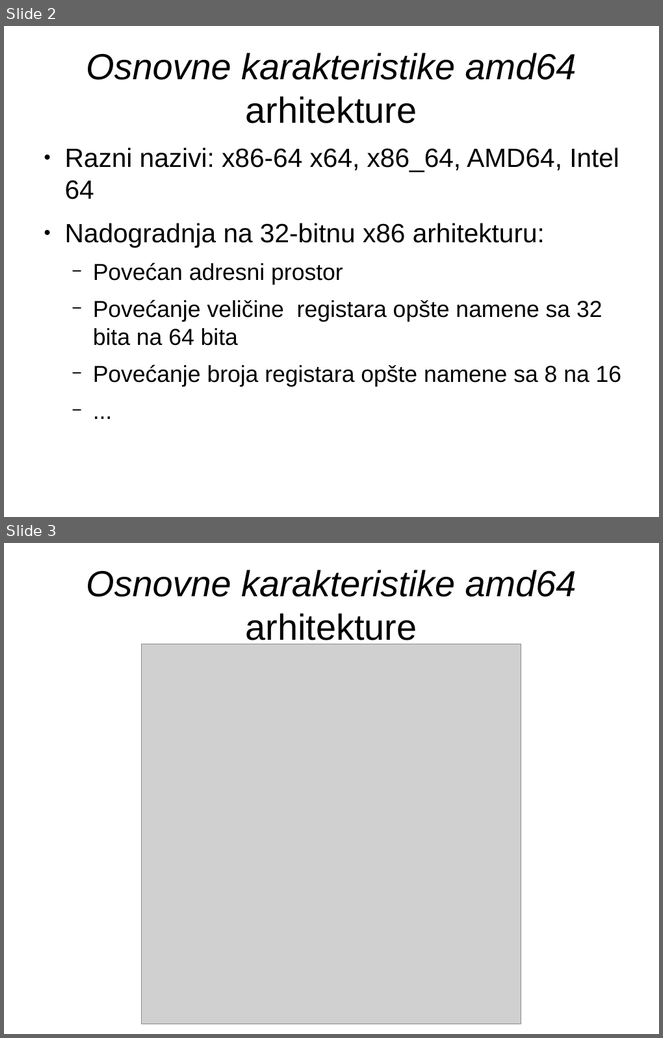
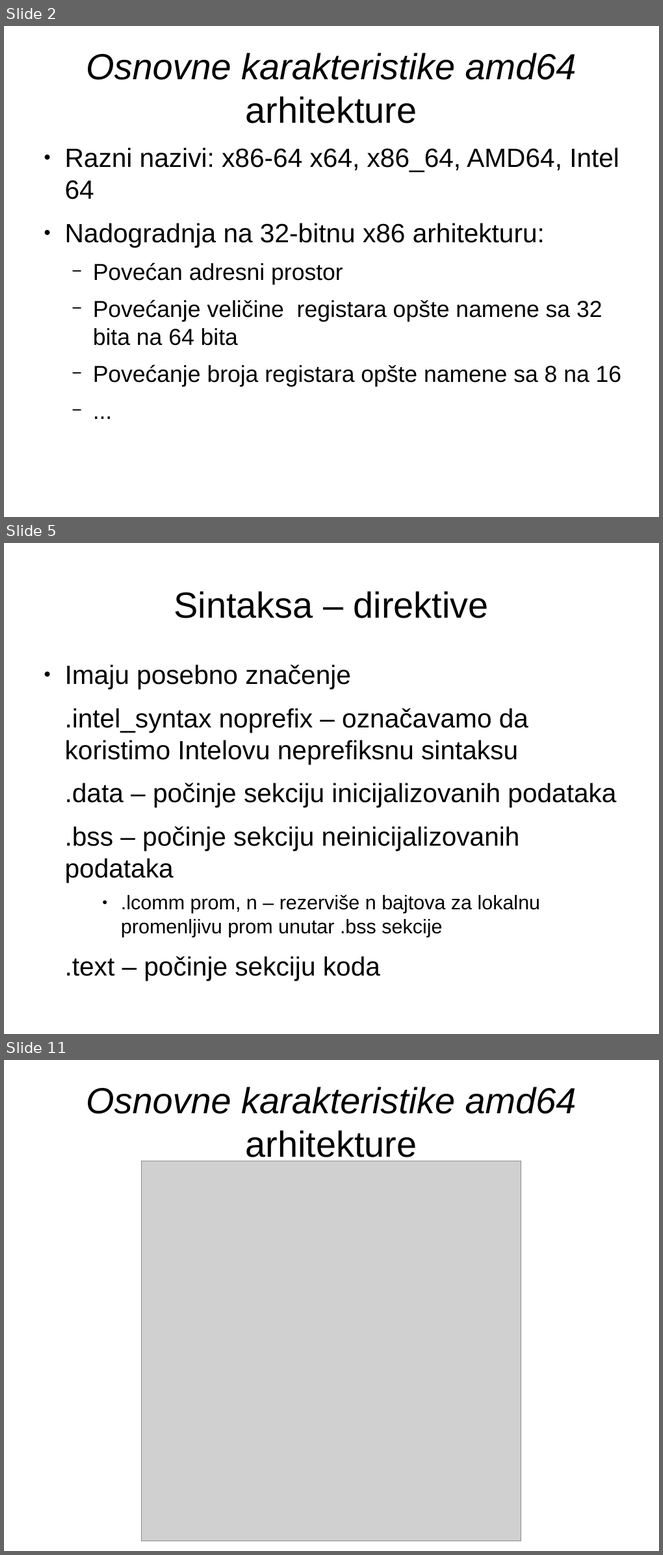
Before and after one commit to NikolaMilev/assembler-prezentacije, a slide deck: cas01/prez.odp. Shown one above the other, each under a label of ours: slides 2 and 3 before the commit, slides 2, 5 and 11 after it; the slides between them are not shown. The pictures are 663x1038 and 663x1555 pixels, drawn with LibreOffice and Linux fonts; fonts in the diff are those of the drawing; grey boxes stand for pictures. Boxes give left, top, right and bottom in pixels: in the first picture for what was removed or moved away, otherwise in the second. Text is boxed around its words. In the diff, an @@ line names an element or a change of style, - is before the commit and + after.

```diff
--- a/cas01/prez.odp
+++ b/cas01/prez.odp
@@ slide 5 added at bbox=[4, 543, 659, 1034], background #FFFFFF @@
@@ title added at bbox=[174, 591, 489, 618], 44 pt, text #000000 @@
+Sintaksa – direktive
@@ text added at bbox=[65, 665, 616, 980], 32 pt, text #000000 @@
+● Imaju posebno značenje
+.intel_syntax noprefix – označavamo da koristimo Intelovu neprefiksnu sintaksu
+.data – počinje sekciju inicijalizovanih podataka
+.bss – počinje sekciju neinicijalizovanih podataka
+    ● .lcomm prom, n – rezerviše n bajtova za lokalnu promenljivu prom unutar .bss sekcije
+.text – počinje sekciju koda
@@ what was slide 3 is now slide 11 @@
```
Also in this commit, not shown: 4 slides changed, 10 other slides added, 1 slide removed, 1 other file.
